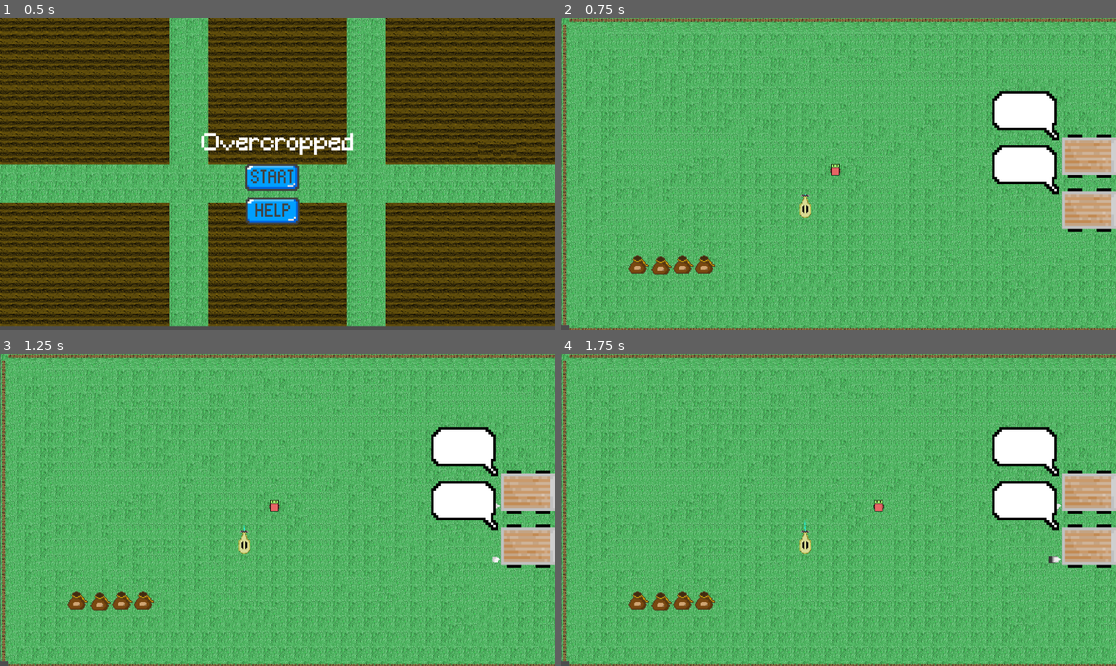
Above: before the commit, frames 1-4 (two rows, left to right).
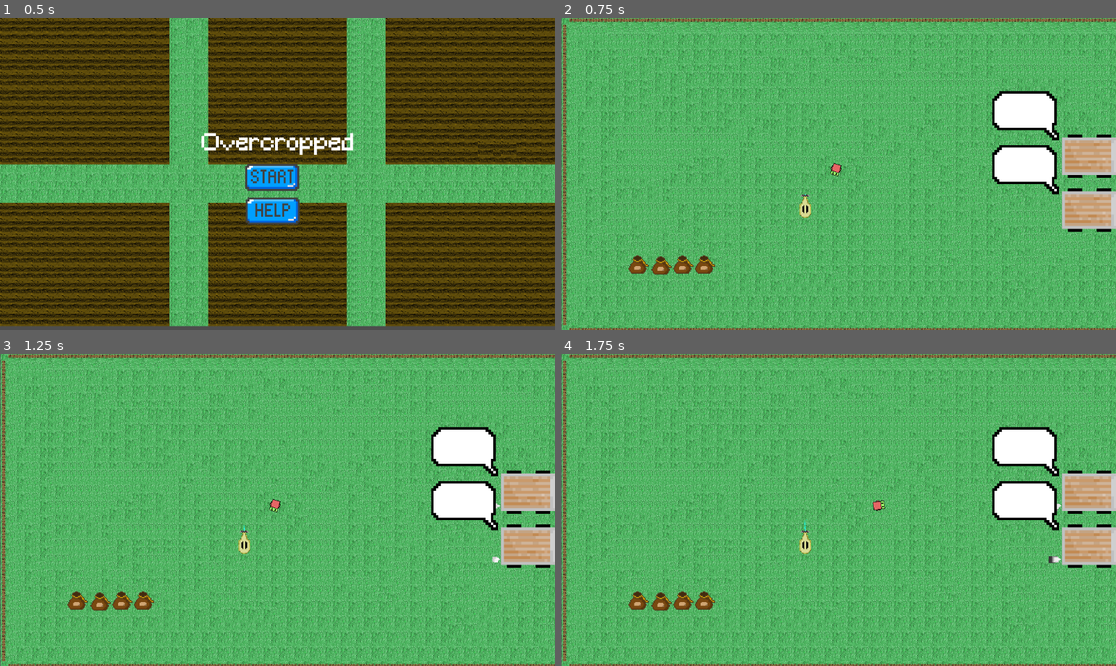
Above: after the commit, the same moments.

Repository: Bratah123/NewYearNewSkillsJam
Game: Godot game, scene res://game/main_menu.tscn
The game is run twice, just before and just after one commit, with the same random seed, the same clock (stepped at 60 frames per second) and the same inputs.
Inputs (mouse positions are in pixels of both pictures, inside the frame that each line leads up to):
- Up to frame 1 (0.5 s): no input
- Up to frame 2 (0.75 s): click (832, 177) at 0.5 s
- Up to frame 3 (1.25 s): no input
- Up to frame 4 (1.75 s): tap Enter at 1.25 s; move the mouse to (960, 494) at 1.27 s; hold D (right) from 1.28 s (still down)

Frame 1 is identical in both runs. In frame 2, less than 0.1% of the frame differs, in the area x 0-51%, y 46-100%; in frame 3, less than 0.1%; in frame 4, less than 0.1%, in the area x 0-59%, y 46-100%.

Commit message:
FEAT: Make it so player looks at the mouse

Diff:
--- a/game/game.tscn
+++ b/game/game.tscn
@@ -158,7 +158,7 @@
 position = Vector2(1, -2)
 tile_set = SubResource("TileSet_7eoc6")
 format = 2
-layer_0/tile_data = PackedInt32Array(0, 2, 0, 65536, 3, 0, 1 …(52738 unchanged characters)…  0, 2424903, 65538, 0, 2293830, 65538, 0)
+layer_0/tile_data = PackedInt32Array(0, 2, 0, 65536, 3, 0, 1 …(52738 unchanged characters)…  0, 2424903, 65538, 0, 2293830, 65538, 0, 2621440, 2, 1)
 
 [node name="WateringCan" parent="." instance=ExtResource("3_dhshf")]
 position = Vector2(507, 396)
--- a/game/player.gd
+++ b/game/player.gd
@@ -9,3 +9,5 @@
 func _physics_process(delta):
 	handle_input()
 	move_and_slide()
+	# Rotate towards mouse
+	look_at(get_global_mouse_position())
--- a/game/player.tscn
+++ b/game/player.tscn
@@ -4,14 +4,15 @@
 [ext_resource type="Script" path="res://game/player.gd" id="1_erqir"]
 
 [sub_resource type="RectangleShape2D" id="RectangleShape2D_2jorn"]
-size = Vector2(21, 16)
+size = Vector2(15.5, 16)
 
 [node name="Player" type="CharacterBody2D"]
 script = ExtResource("1_erqir")
 
 [node name="Sprite2D" type="Sprite2D" parent="."]
+rotation = 1.5708
 texture = ExtResource("1_at86d")
 
 [node name="CollisionShape2D" type="CollisionShape2D" parent="."]
-position = Vector2(-0.5, 4)
+position = Vector2(-3.75, 0)
 shape = SubResource("RectangleShape2D_2jorn")
